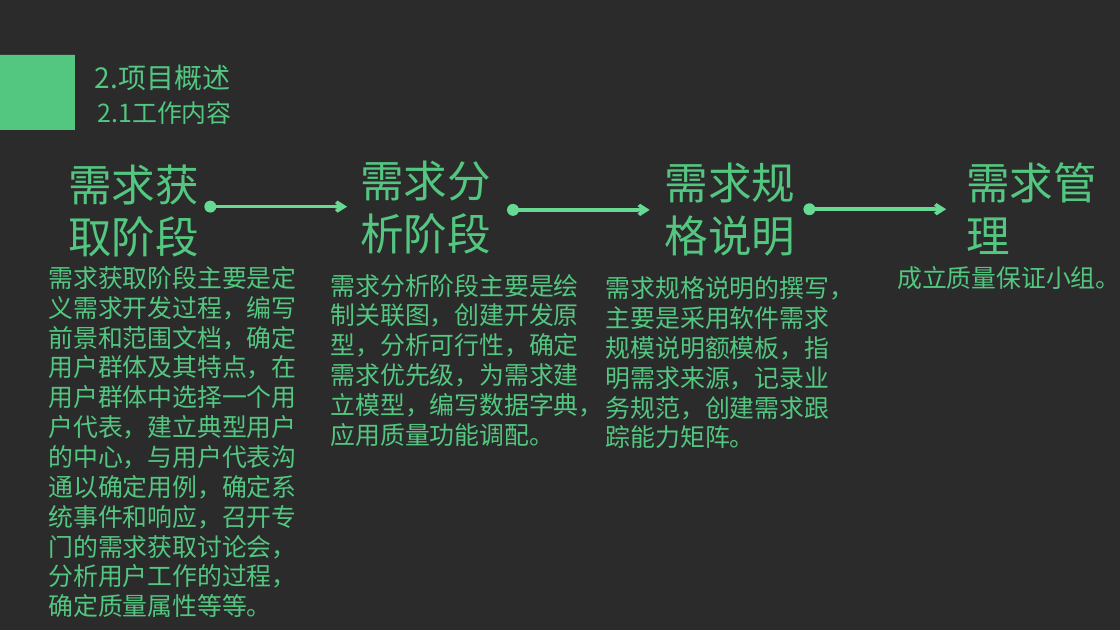
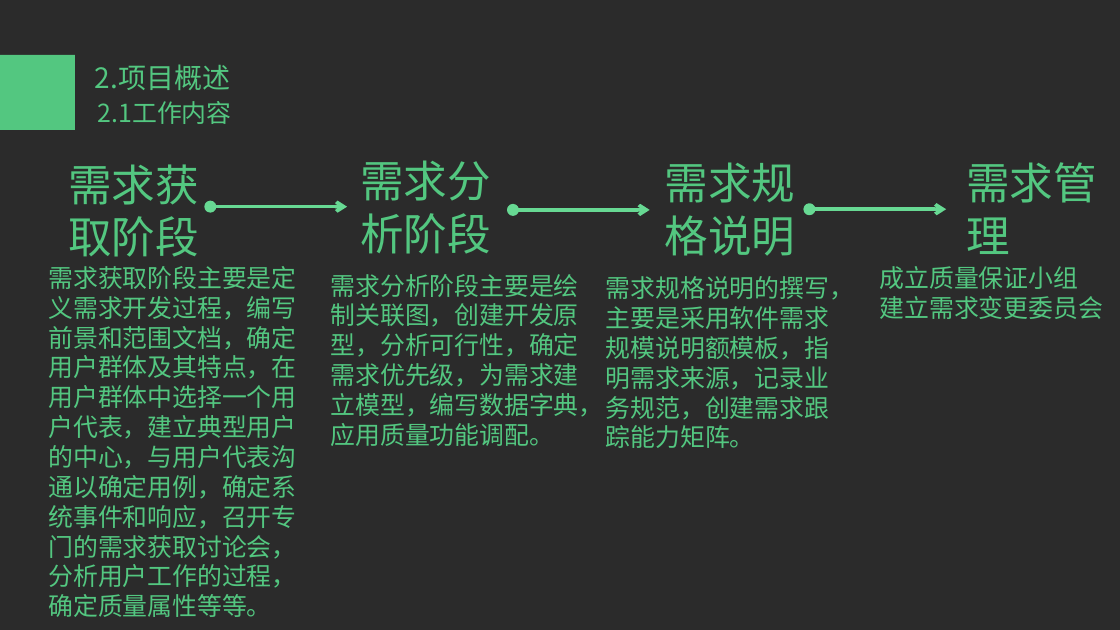
Before and after one commit to tzy502/G16, a slide deck: slide 8 of 需求工程计划/需求工程项目计划PPT.pptx. Drawn at 1120x630 pixels with LibreOffice and Linux fonts; fonts in the diff are those of the drawing; background and template pictures are left out; a plain dark background stands for a picture behind light text. Boxes give left, top, right and bottom in pixels: in the first picture for what was removed or moved away, otherwise in the second. Text is boxed around its words. In the diff, an @@ line names an element or a change of style, - is before the commit and + after.

```diff
--- a/需求工程计划/需求工程项目计划PPT.pptx
+++ b/需求工程计划/需求工程项目计划PPT.pptx
@@ text at [880, 266, 1103, 319]: text changed @@
-成立质量保证小组。
+成立质量保证小组
+建立需求变更委员会
```
Also in this commit, not shown: 1 other file.
